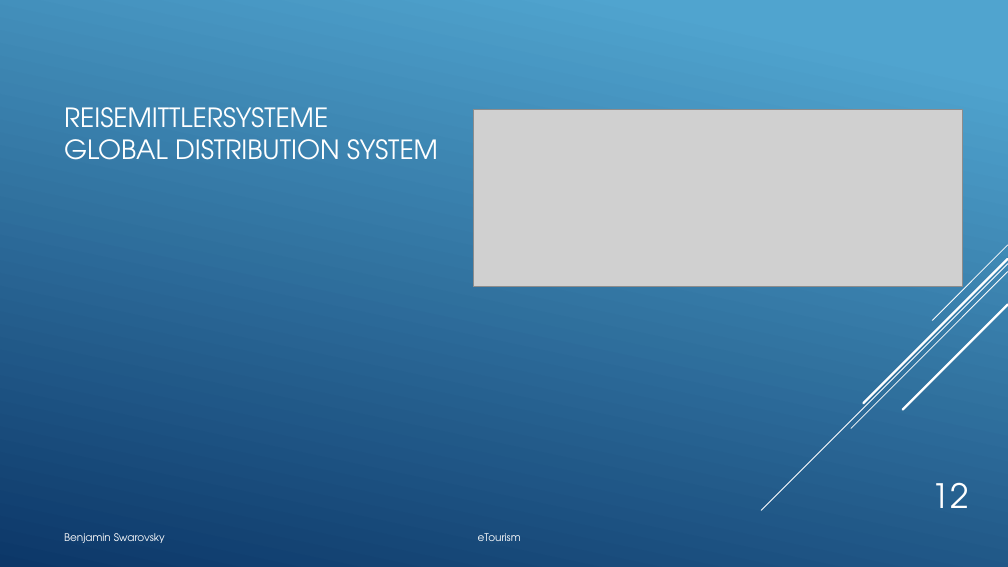
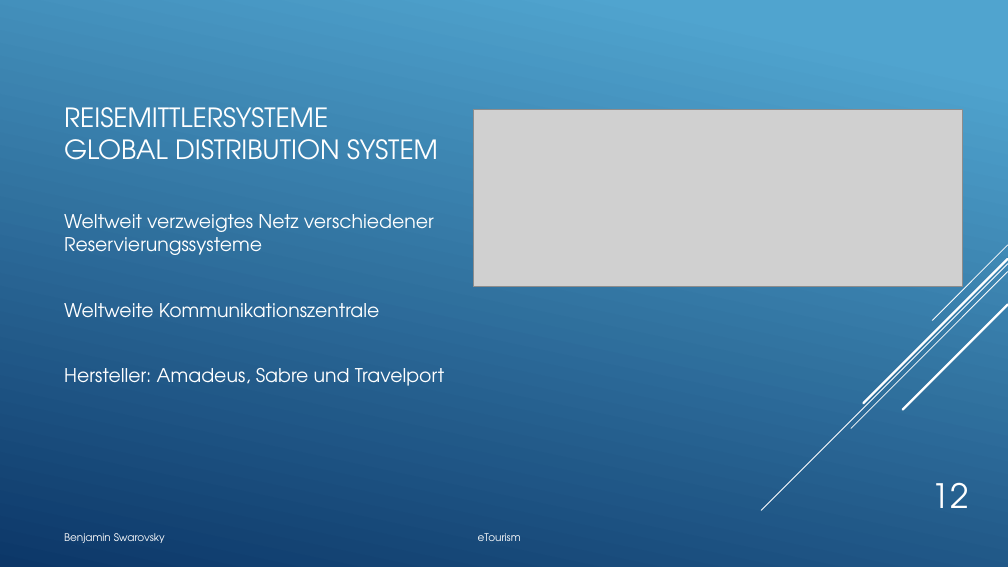
Before and after one commit to BenjaminS01/eTourism, a slide deck: slide 12 of Etourism.pptx. Drawn at 1008x567 pixels with LibreOffice and Linux fonts; fonts in the diff are those of the drawing; grey boxes stand for pictures. Boxes give left, top, right and bottom in pixels: in the first picture for what was removed or moved away, otherwise in the second. Text is boxed around its words. In the diff, an @@ line names an element or a change of style, - is before the commit and + after.

```diff
--- a/Etourism.pptx
+++ b/Etourism.pptx
@@ text added at [64,214,444,386], 18 pt, text #FFFFFF @@
+Weltweit verzweigtes Netz verschiedener Reservierungssysteme
+Weltweite Kommunikationszentrale
+Hersteller: Amadeus, Sabre und Travelport
```
Also in this commit, not shown: 2 other slides changed.
